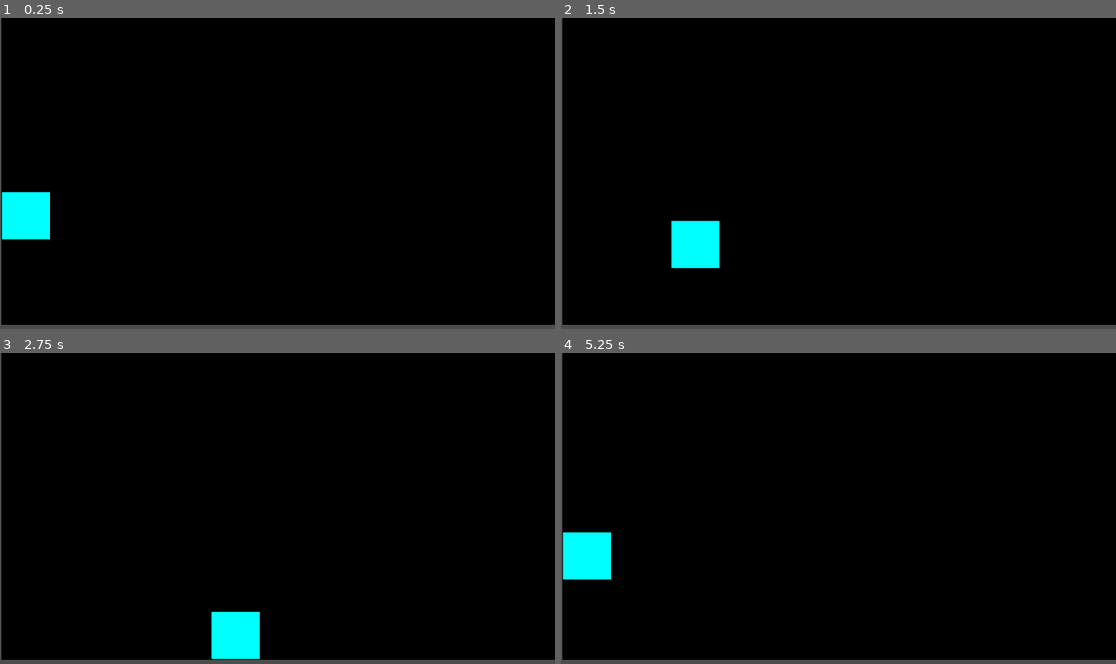
Above: before the commit, frames 1-4 (two rows, left to right).
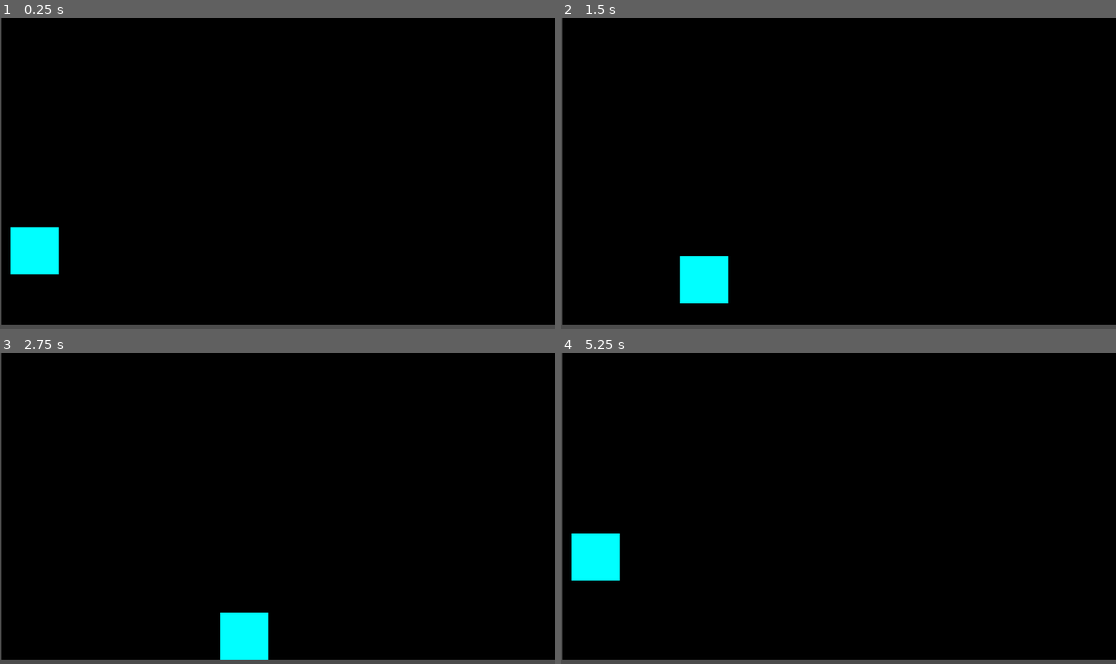
Above: after the commit, the same moments.

Repository: GitProjectAS/DOT-ESCAPE
Game: Godot game, scene res://Scenes/level.tscn
Two runs of this game, one before a commit and one after it. Both use one fixed random seed, a clock stepped at 60 frames per second and the inputs below.
Inputs:
- Up to frame 1 (0.25 s): no input
- Up to frame 2 (1.5 s): tap Enter at 0.5 s; hold Right (ui_right) 0.53-1.28 s; hold Down (ui_down) from 1.28 s (still down)
- Up to frame 3 (2.75 s): release Down (ui_down) at 2.03 s; hold Right (ui_right) from 2.03 s (still down)
- Up to frame 4 (5.25 s): release Right (ui_right) at 2.78 s; hold Up (ui_up) 2.78-3.53 s; hold Left (ui_left) 3.53-5.03 s; hold Down (ui_down) from 5.03 s (still down)

The runs differ from the first frame. In frame 1, 2.1% of the frame differs, in the area x 0-11%, y 56-83%; in frame 2, 2.1%; in frame 3, 0.5%; in frame 4, 0.6%.

Commit message:
WASD keys for movement

Diff:
--- a/dot-escape---godot-/Scenes/level.tscn
+++ b/dot-escape---godot-/Scenes/level.tscn
@@ -3,13 +3,13 @@
 [ext_resource type="PackedScene" uid="uid://coypbcqkgc6je" path="res://Scenes/Player.tscn" id="1_tumq0"]
 
 [sub_resource type="RectangleShape2D" id="RectangleShape2D_tumq0"]
-size = Vector2(2, 645)
+size = Vector2(0, 644.5)
 
 [sub_resource type="RectangleShape2D" id="RectangleShape2D_k5f4k"]
 size = Vector2(1154.5, 0.5)
 
 [sub_resource type="RectangleShape2D" id="RectangleShape2D_6phgx"]
-size = Vector2(1161, 2)
+size = Vector2(1161, 1)
 
 [sub_resource type="RectangleShape2D" id="RectangleShape2D_81xng"]
 size = Vector2(4, 650)
@@ -24,13 +24,13 @@
 color = Color(0, 0, 0, 1)
 
 [node name="CharacterBody2D" parent="." unique_id=1593322135 instance=ExtResource("1_tumq0")]
-position = Vector2(51, 414)
+position = Vector2(69, 487)
 
 [node name="StaticBody2D" type="StaticBody2D" parent="." unique_id=1408476891]
-position = Vector2(-55, 37)
+position = Vector2(-57, 23)
 
 [node name="CollisionShape2D" type="CollisionShape2D" parent="StaticBody2D" unique_id=636188286]
-position = Vector2(51, 283)
+position = Vector2(54, 282.75)
 shape = SubResource("RectangleShape2D_tumq0")
 
 [node name="StaticBody2D2" type="StaticBody2D" parent="." unique_id=467336729]
@@ -44,7 +44,7 @@
 position = Vector2(-2, 649)
 
 [node name="CollisionShape2D" type="CollisionShape2D" parent="StaticBody2D3" unique_id=1069096666]
-position = Vector2(570.5, -9)
+position = Vector2(570.5, -7.5)
 shape = SubResource("RectangleShape2D_6phgx")
 
 [node name="StaticBody2D4" type="StaticBody2D" parent="." unique_id=751021028]
